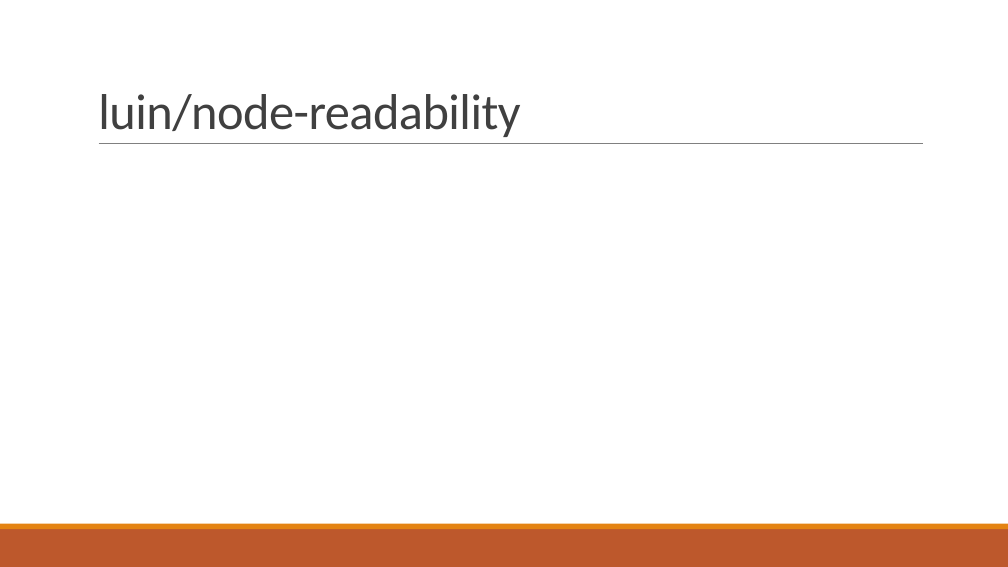
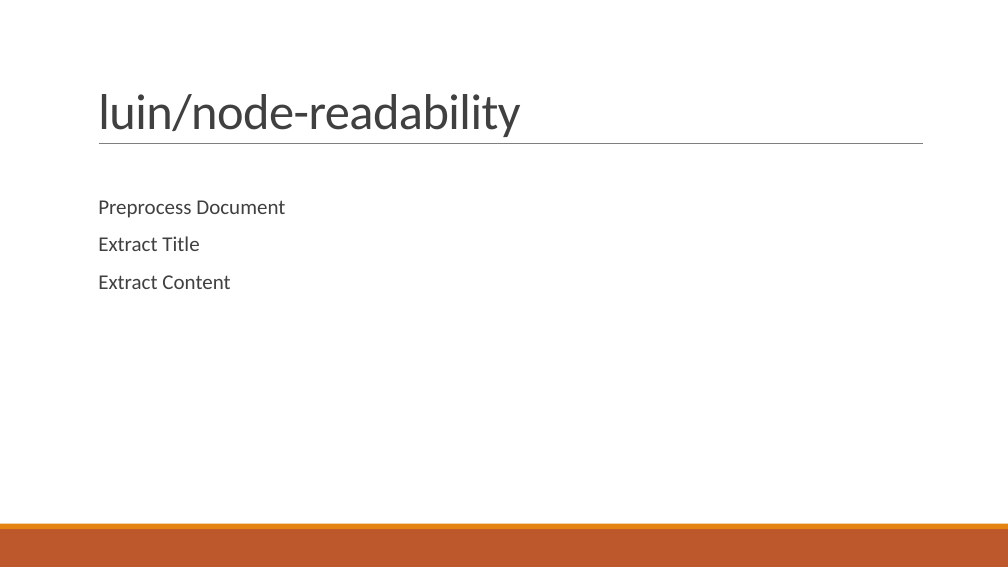
Before and after one commit to KemingChen/IR, a slide deck: slide 7 of Fianl/final.pptx. Drawn at 1008x567 pixels with LibreOffice and Linux fonts; fonts in the diff are those of the drawing. Boxes give left, top, right and bottom in pixels: in the first picture for what was removed or moved away, otherwise in the second. Text is boxed around its words. In the diff, an @@ line names an element or a change of style, - is before the commit and + after.

Commit message:
final ppt update

```diff
--- a/Fianl/final.pptx
+++ b/Fianl/final.pptx
@@ text added at (x1=98, y1=200, x2=285, y2=289), 20 pt, text #404040 @@
+  Preprocess Document
+  Extract Title
+  Extract Content
```
Also in this commit, not shown: 14 slides added, 1 other file.
